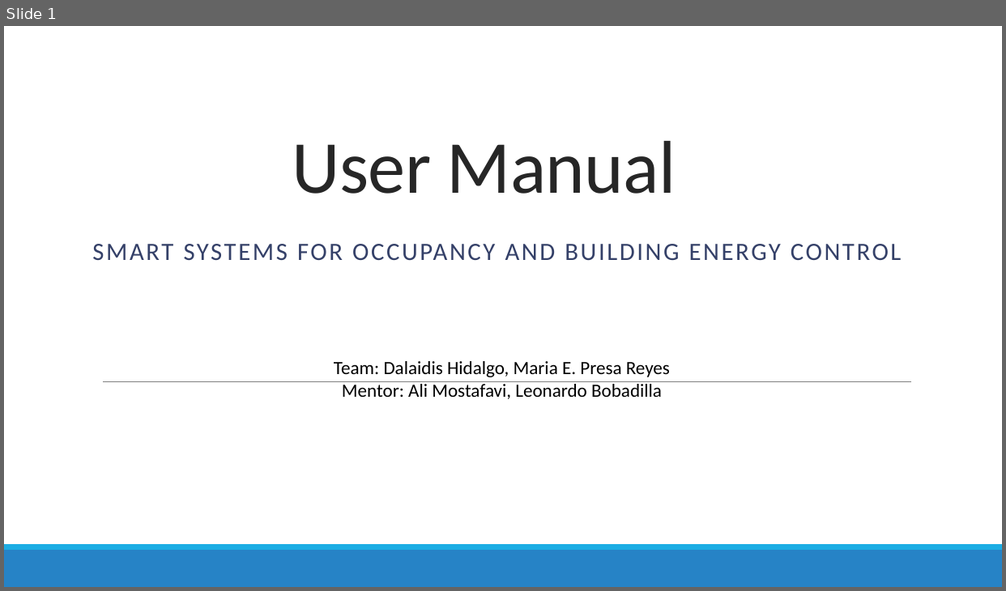
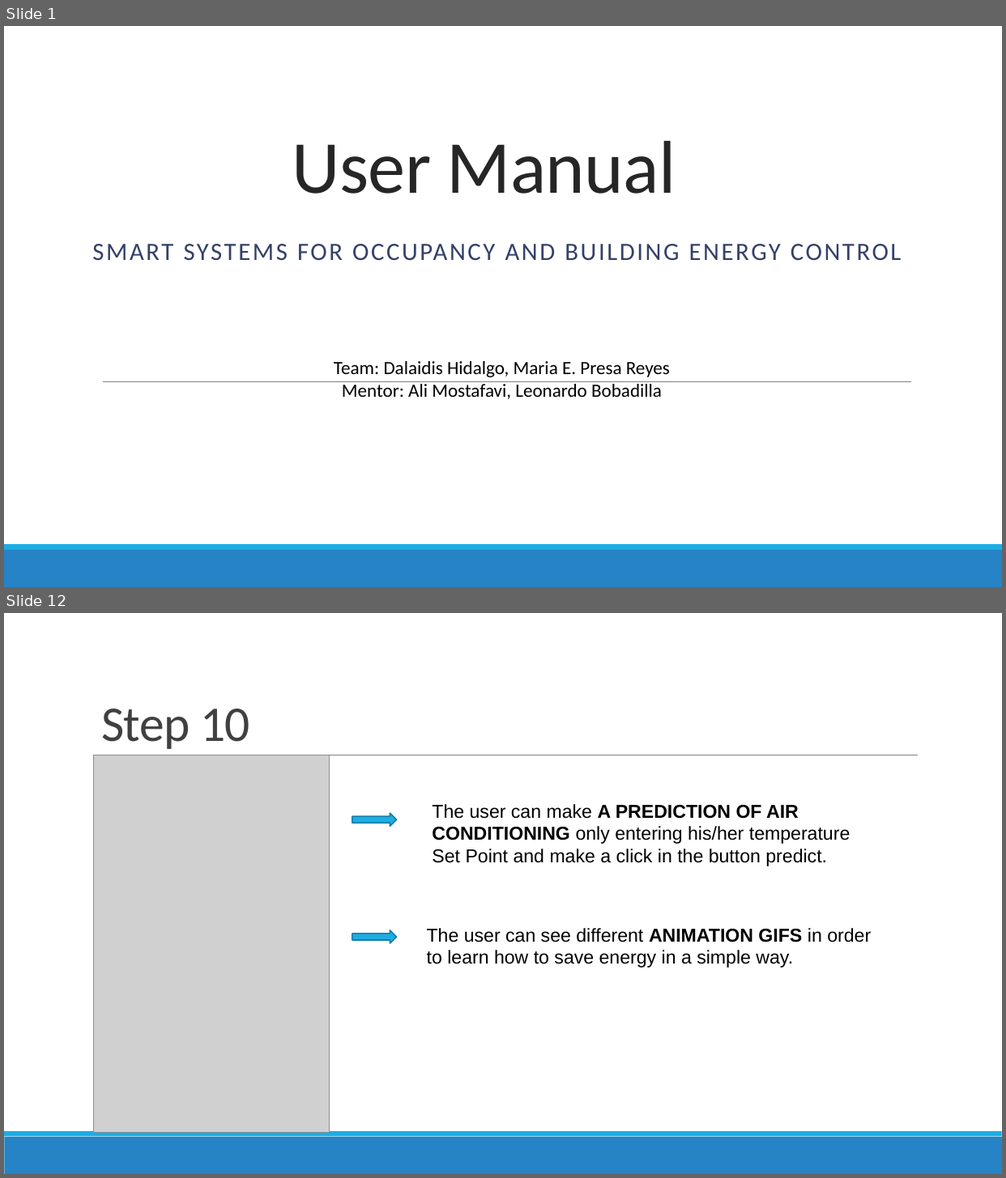
Before and after one commit to FIU-SCIS-Senior-Projects/Smart-Systems-for-Occupancy-and-Building-Energy-Control, a slide deck: Documents/User Manual.pptx. Shown one above the other, each under a label of ours: slide 1 before the commit, slides 1 and 12 after it; the slides between them are not shown. The pictures are 1006x591 and 1006x1178 pixels, drawn with LibreOffice and Linux fonts; fonts in the diff are those of the drawing; grey boxes stand for pictures. Boxes give left, top, right and bottom in pixels: in the first picture for what was removed or moved away, otherwise in the second. Text is boxed around its words. In the diff, an @@ line names an element or a change of style, - is before the commit and + after.

```diff
--- a/Documents/User Manual.pptx
+++ b/Documents/User Manual.pptx
@@ slide 12 added at (4, 613, 1002, 1174), background #FFFFFF; not listed: 2 template elements that a slide beside it also shows @@
@@ title added at (101, 709, 250, 749), 48 pt, text #404040 @@
+Step 10
@@ picture added at (94, 756, 330, 1132) @@
@@ line added from (102, 756) to (918, 756), #808080 0.5 pt @@
@@ text added at (432, 804, 850, 867), 18 pt, text #000000 @@
+The user can make A PREDICTION OF AIR CONDITIONING only entering his/her temperature Set Point and make a click in the button predict.
@@ right arrow added at (352, 813, 396, 825), fill #1CADE4, outline #1580A9 1.25 pt @@
@@ text added at (427, 928, 871, 968), 18 pt, text #000000 @@
+The user can see different ANIMATION GIFS in order to learn how to save energy in a simple way.
@@ right arrow added at (352, 931, 396, 943), fill #1CADE4, outline #1580A9 1.25 pt @@
```
Also in this commit, not shown: 9 slides changed, 3 other slides added, 6 other files.
